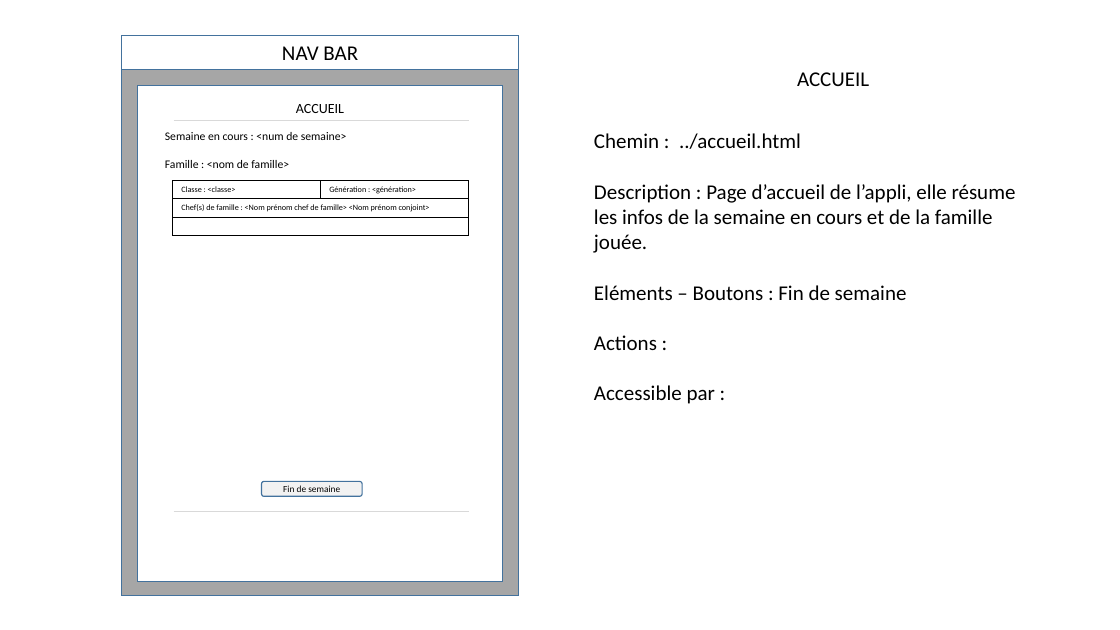
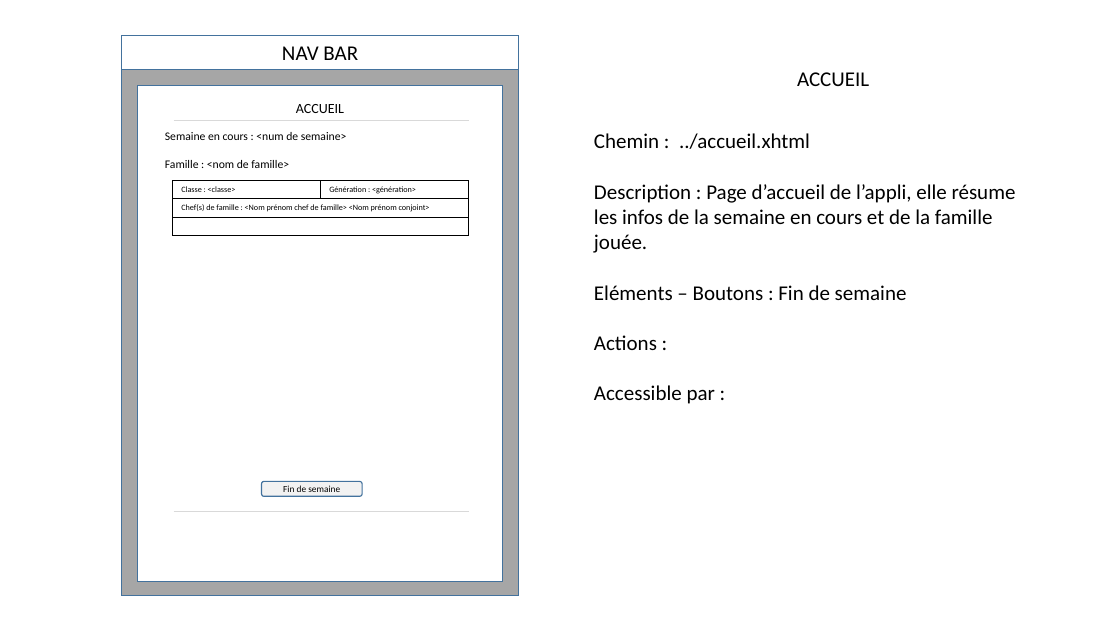
Before and after one commit to marie-aure/docs, a slide deck: slide 2 of Présentation1.pptx. Drawn at 1120x630 pixels with LibreOffice and Linux fonts; fonts in the diff are those of the drawing. Boxes give left, top, right and bottom in pixels: in the first picture for what was removed or moved away, otherwise in the second. Text is boxed around its words. In the diff, an @@ line names an element or a change of style, - is before the commit and + after.

```diff
--- a/Présentation1.pptx
+++ b/Présentation1.pptx
@@ text at <box>594,133,810,149</box>: text changed @@
-Chemin : ../accueil.html
+Chemin : ../accueil.xhtml
```
Also in this commit, not shown: 3 other slides changed, 1 slide added.
